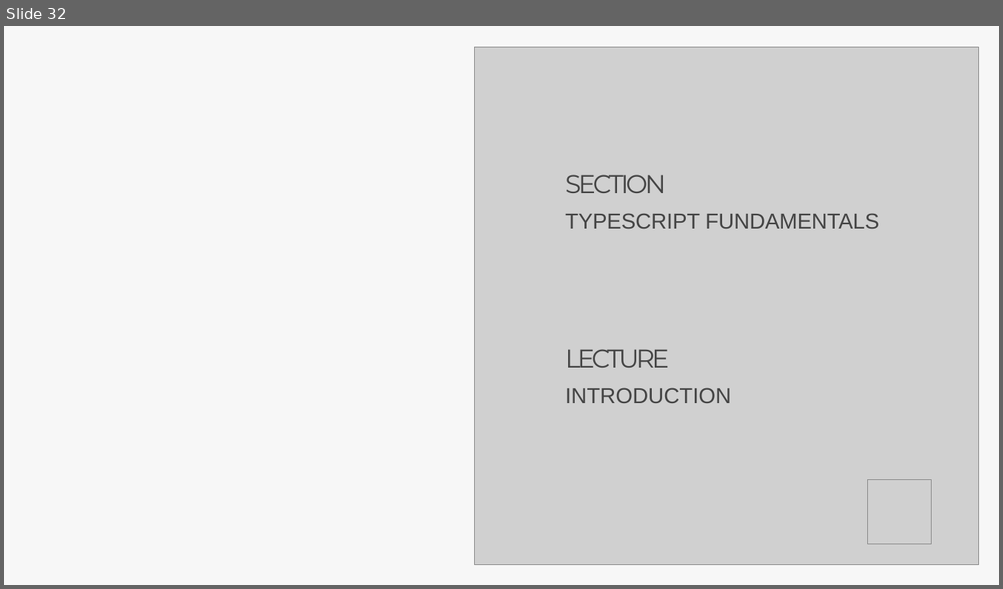
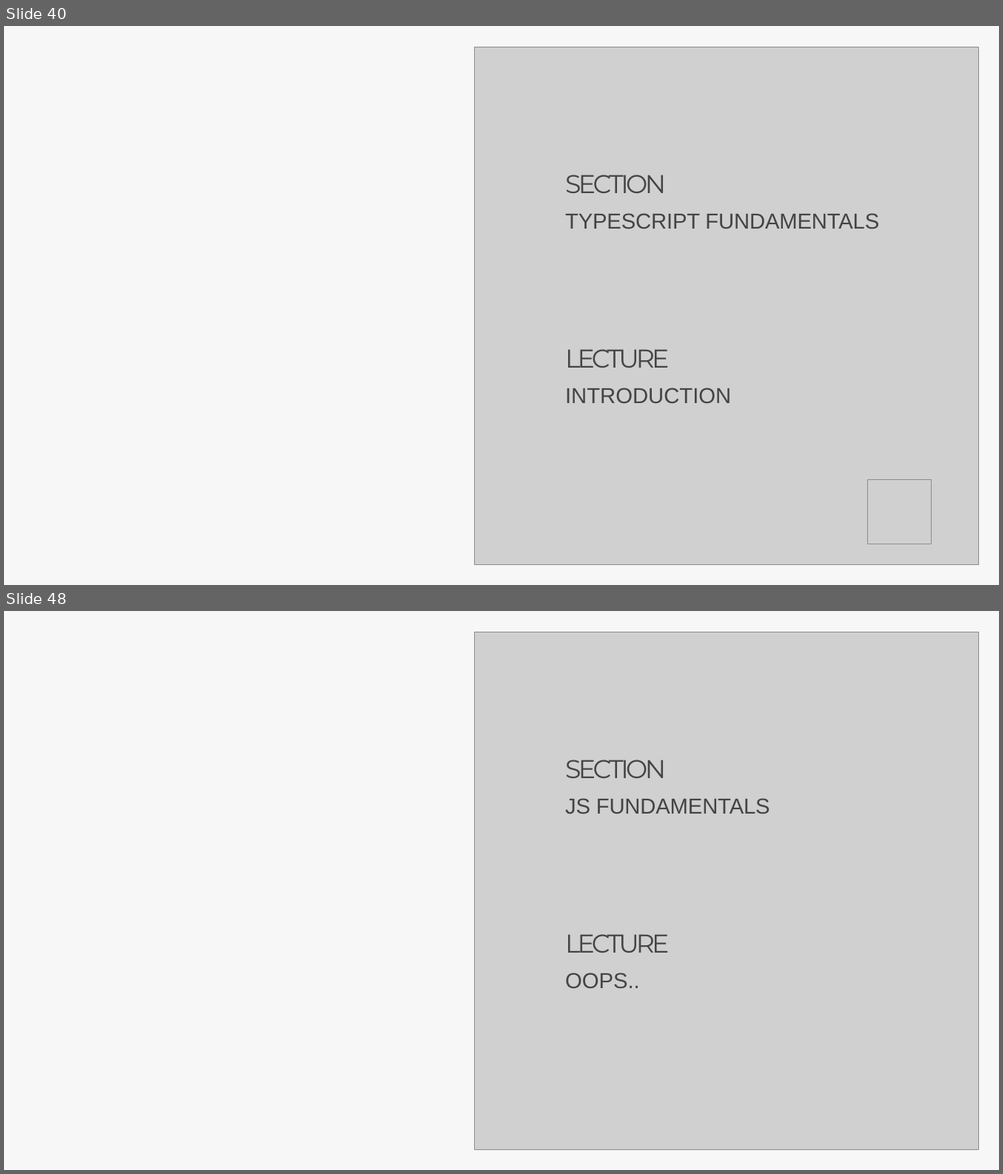
Before and after one commit to Aravindanchellam/UI-UX-Resources, a slide deck: Lecture_JS_TS.pptx. Shown one above the other, each under a label of ours: slide 32 before the commit, slides 40 and 48 after it; the slides between them are not shown. The pictures are 1003x589 and 1003x1174 pixels, drawn with LibreOffice and Linux fonts; fonts in the diff are those of the drawing; grey boxes stand for pictures. Boxes give left, top, right and bottom in pixels: in the first picture for what was removed or moved away, otherwise in the second. Text is boxed around its words. In the diff, an @@ line names an element or a change of style, - is before the commit and + after.

```diff
--- a/Lecture_JS_TS.pptx
+++ b/Lecture_JS_TS.pptx
@@ slide 48 added at <box>4,611,999,1170</box>, background #FFFFFF; not listed: 1 template element that a slide beside it also shows @@
@@ picture added at <box>475,632,978,1150</box> @@
@@ title added at <box>565,760,666,778</box>, 41 pt, text #444444 @@
+SECTION
@@ text added at <box>565,798,770,814</box>, 34.5 pt, text #444444 @@
+JS FUNDAMENTALS
@@ text added at <box>565,934,669,988</box>, 41 pt, text #444444 @@
+LECTURE
+OOPS..
@@ what was slide 32 is now slide 40 @@
```
Also in this commit, not shown: 5 slides changed, 16 other slides added, 1 slide removed, 1 other file.
